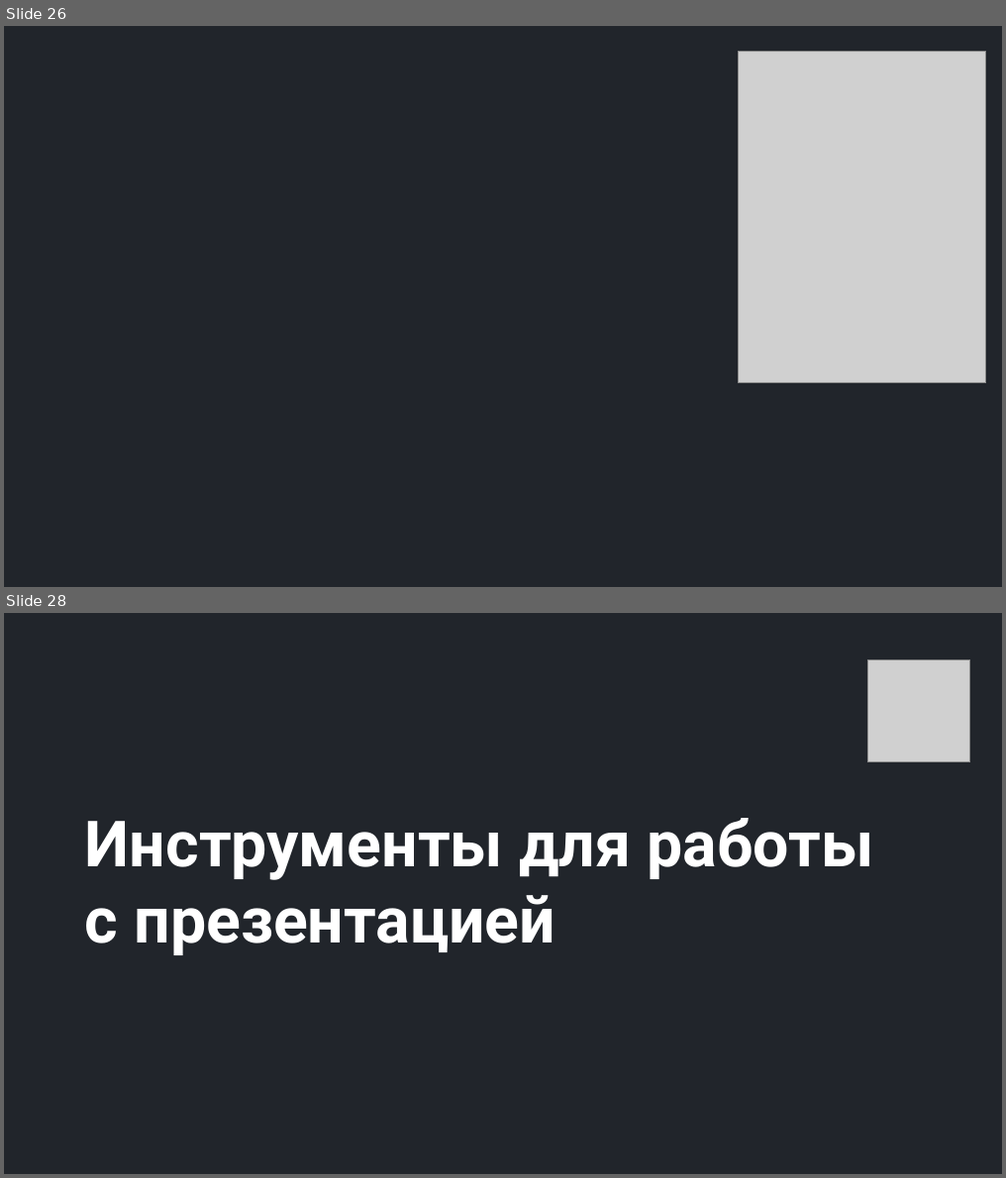
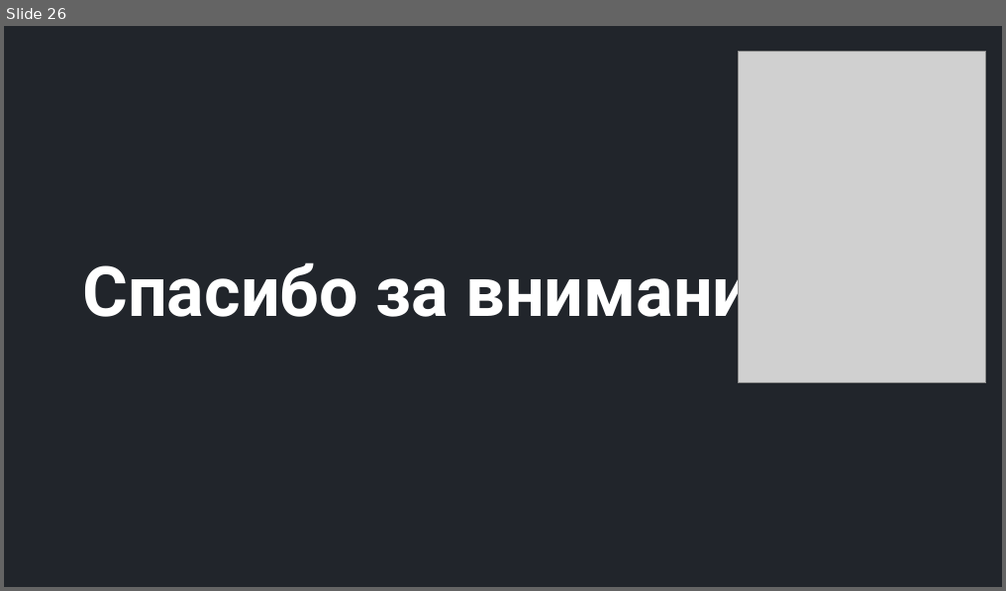
Before and after one commit to semusv/Bank_analyzer, a slide deck: bank_analyzer.pptx. Shown one above the other, each under a label of ours: slides 26 and 28 before the commit, slide 26 after it; the slides between them are not shown. The pictures are 1006x1178 and 1006x591 pixels, drawn with LibreOffice and Linux fonts; fonts in the diff are those of the drawing; grey boxes stand for pictures; background and template pictures are left out. Boxes give left, top, right and bottom in pixels: in the first picture for what was removed or moved away, otherwise in the second. Text is boxed around its words. In the diff, an @@ line names an element or a change of style, - is before the commit and + after.

```diff
--- a/bank_analyzer.pptx
+++ b/bank_analyzer.pptx
@@ slide 28 removed at box(4, 613, 1002, 1174), background #21252B @@
@@ picture removed at box(867, 660, 970, 762) @@
@@ title removed at box(85, 818, 873, 956) @@
-Инструменты для работы
-с презентацией
@@ slide 26 changed as well @@
@@ title "Спасибо за внимание!" at box(82, 253, 808, 332): text colour #21252B to #FFFFFF @@
```
Also in this commit, not shown: 21 other slides changed, 3 slides added, 34 other slides removed, 14 other files.
